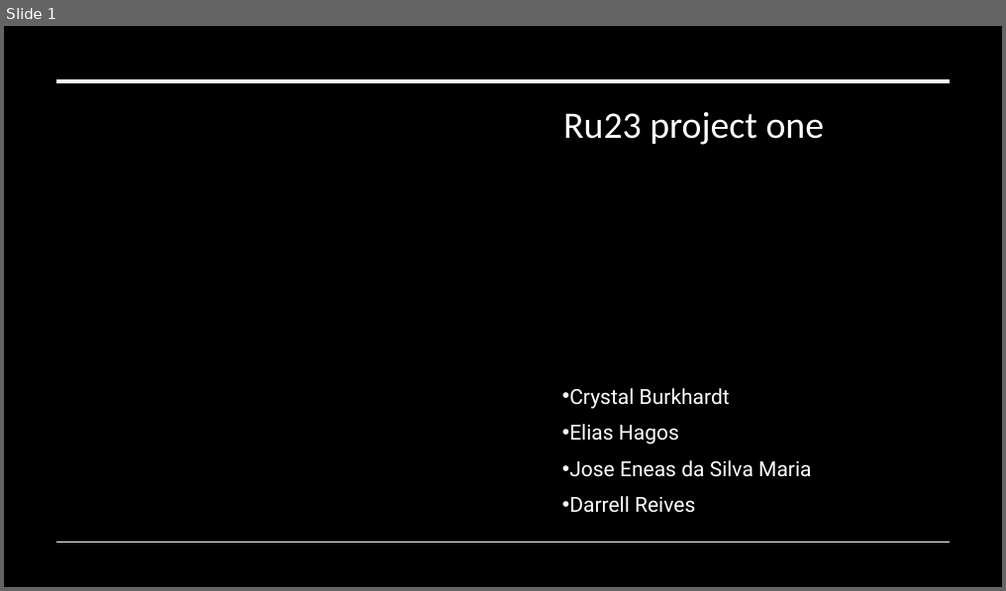
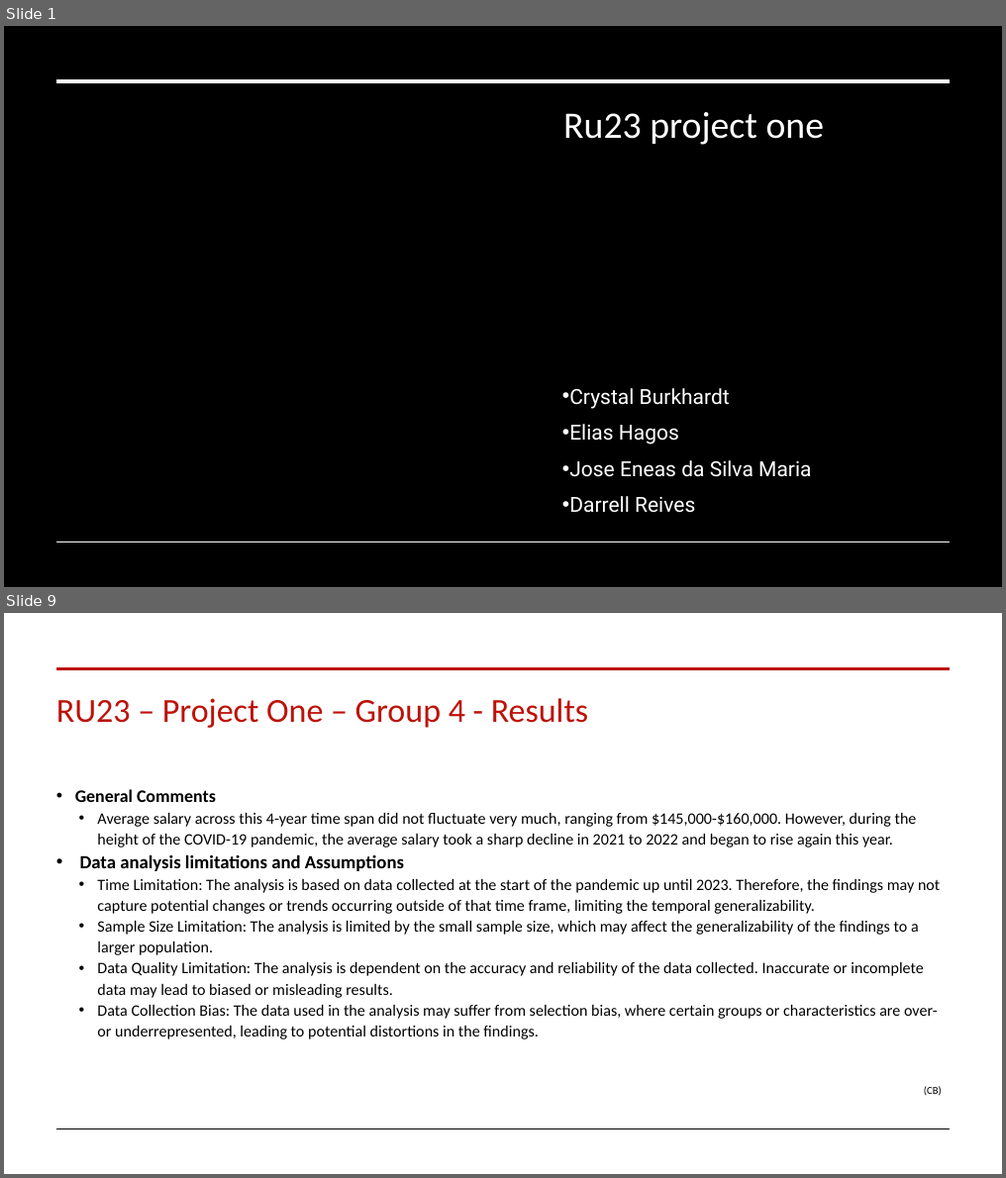
Before and after one commit to joseeneas/RB_Module_08_Project_01, a slide deck: rut23-project-one/ProjectOne-Group4-ProjectResults.pptx. Shown one above the other, each under a label of ours: slide 1 before the commit, slides 1 and 9 after it; the slides between them are not shown. The pictures are 1006x591 and 1006x1178 pixels, drawn with LibreOffice and Linux fonts; fonts in the diff are those of the drawing; background and template pictures are left out; a plain dark background stands for a picture behind light text. Boxes give left, top, right and bottom in pixels: in the first picture for what was removed or moved away, otherwise in the second. Text is boxed around its words. In the diff, an @@ line names an element or a change of style, - is before the commit and + after.

```diff
--- a/rut23-project-one/ProjectOne-Group4-ProjectResults.pptx
+++ b/rut23-project-one/ProjectOne-Group4-ProjectResults.pptx
@@ slide 9 added at bbox=[4, 613, 1002, 1174], background #FFFFFF @@
@@ line added from (56, 668) to (949, 668), #BD1209 3 pt @@
@@ title added at bbox=[56, 698, 588, 728], 32.4 pt, text #BD1209 @@
+RU23 – Project One – Group 4 - Results
@@ text added at bbox=[75, 789, 942, 1096], 15.3 pt, text #000000 @@
+• General Comments
+  • Average salary across this 4-year time span did not fluctuate very much, ranging from $145,000-$160,000. However, during the height of the COVID-19 pandemic, the average salary took a sharp decline in 2021 to 2022 and began to rise again this year.
+  • Data analysis limitations and Assumptions
+  • Time Limitation: The analysis is based on data collected at the start of the pandemic up until 2023. Therefore, the findings may not capture potential changes or trends occurring outside of that time frame, limiting the temporal generalizability.
+  • Sample Size Limitation: The analysis is limited by the small sample size, which may affect the generalizability of the findings to a larger population.
+  • Data Quality Limitation: The analysis is dependent on the accuracy and reliability of the data collected. Inaccurate or incomplete data may lead to biased or misleading results.
+  • Data Collection Bias: The data used in the analysis may suffer from selection bias, where certain groups or characteristics are over- or underrepresented, leading to potential distortions in the findings.
+  (CB)
@@ line added from (56, 1130) to (949, 1130), #000000 0.5 pt @@
```
Also in this commit, not shown: 7 slides changed, 1 other slide added.
